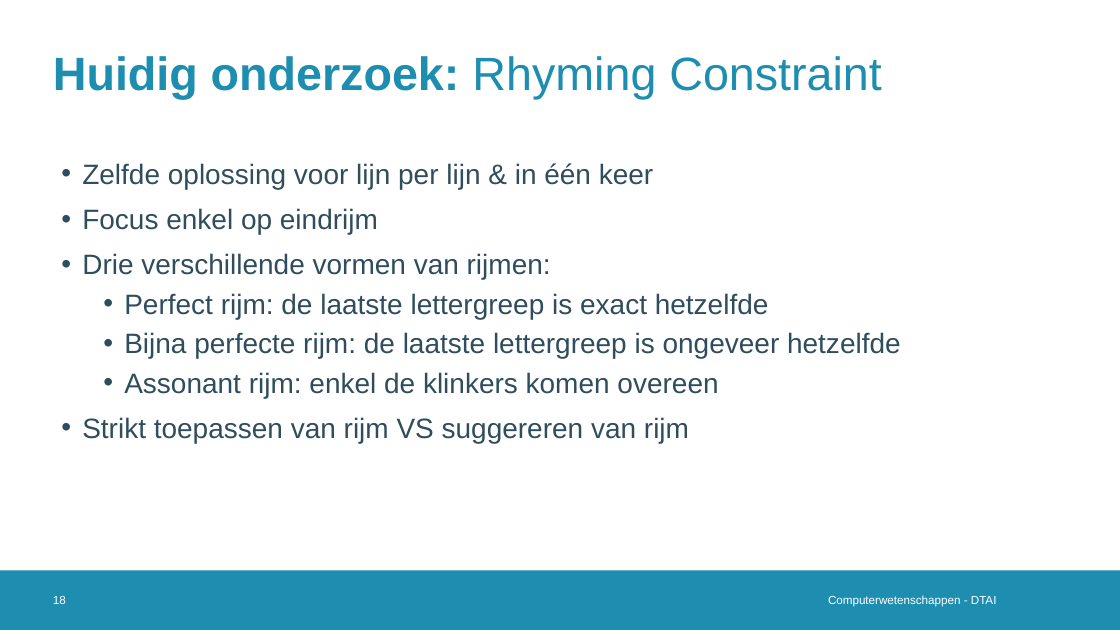
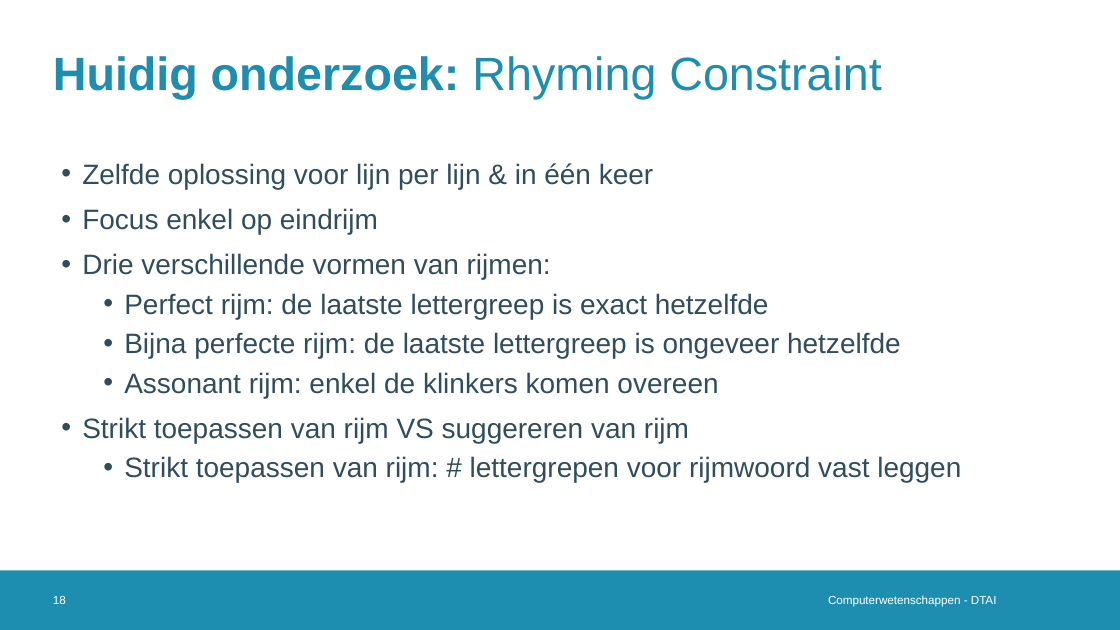
Before and after one commit to Alintermans/Thesis, a slide deck: slide 18 of Presentations/Third Intermediate Presentation/Presentation.pptx. Drawn at 1120x630 pixels with LibreOffice and Linux fonts; fonts in the diff are those of the drawing; background and template pictures are left out. Boxes give left, top, right and bottom in pixels: in the first picture for what was removed or moved away, otherwise in the second. Text is boxed around its words. In the diff, an @@ line names an element or a change of style, - is before the commit and + after.

```diff
--- a/Presentations/Third Intermediate Presentation/Presentation.pptx
+++ b/Presentations/Third Intermediate Presentation/Presentation.pptx
@@ text at box(124, 456, 961, 482): paragraph added @@
+  • Strikt toepassen van rijm: # lettergrepen voor rijmwoord vast leggen
```
Also in this commit, not shown: 12 other slides changed, 1 slide removed, 2 other files.
